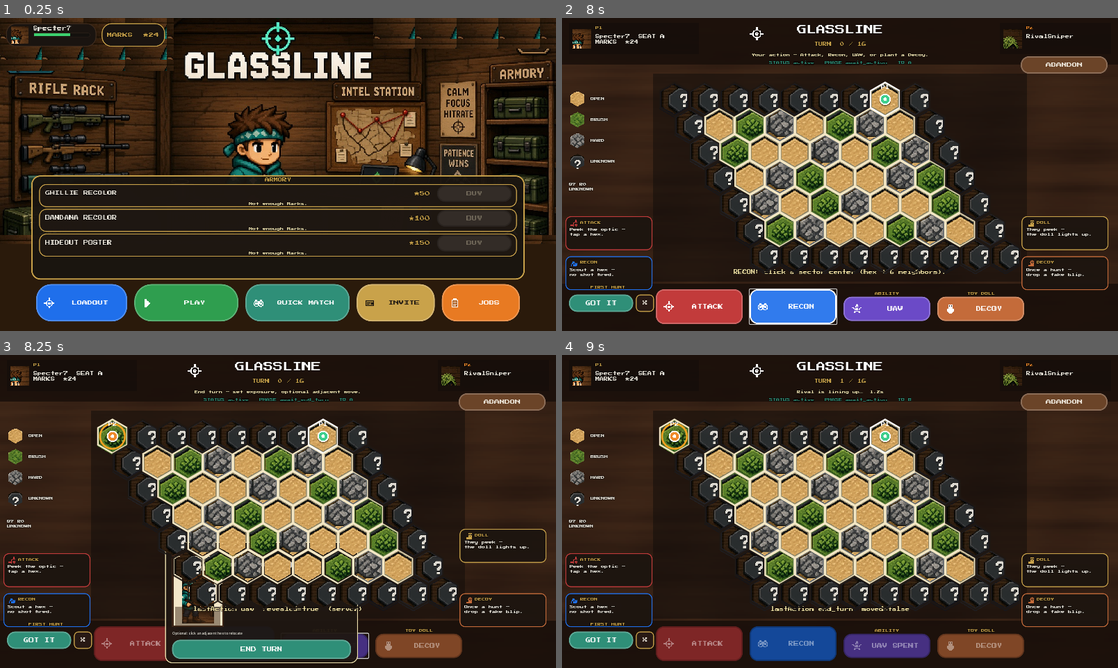
Above: before the commit, frames 1-4 (two rows, left to right).
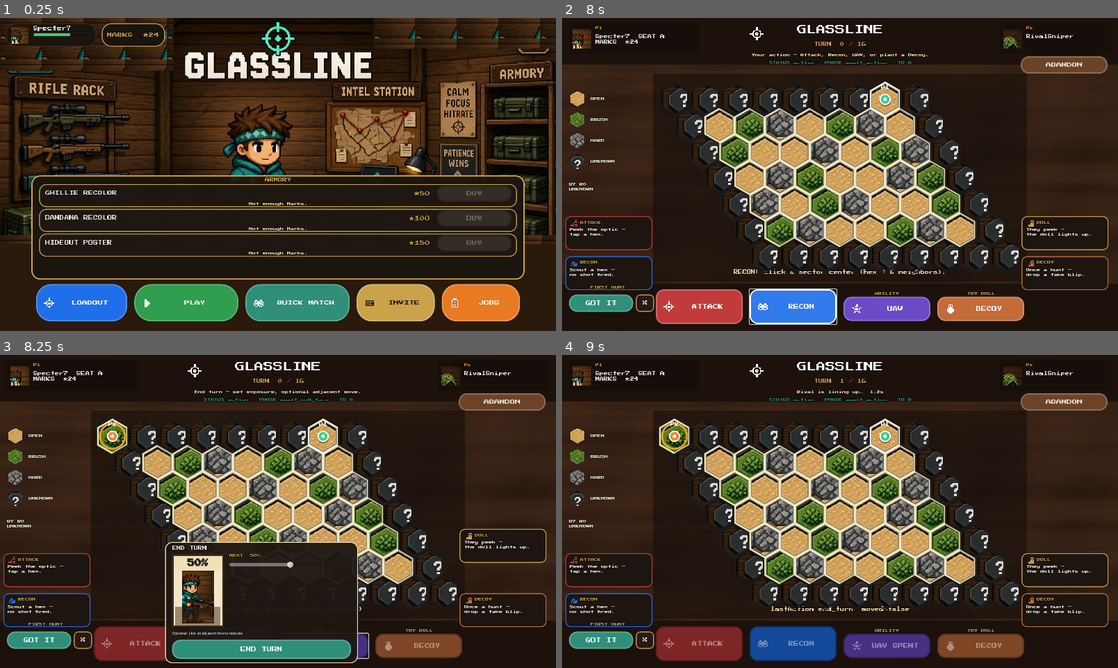
Above: after the commit, the same moments.

Repository: physikal/glassline-godot
Game: Godot game, scene res://scenes/lobby/hideout_lobby.tscn
Two runs of this game, one before a commit and one after it. Both use one fixed random seed, a clock stepped at 60 frames per second and the inputs below.
Inputs (mouse positions are in pixels of both pictures, inside the frame that each line leads up to):
- Up to frame 1 (0.25 s): no input
- Up to frame 2 (8 s): click "PLAY" at 0.5 s; tap Enter at 1.25, 5 s; move the mouse to (962, 158) at 1.27 s; click (962, 158) at 1.42 s; tap Space at 2 s; move the mouse to (728, 190) at 2.02 s; click (728, 190) at 2.17 s; click "START" at 2.75 s; click "ABANDON" at 3.5 s; click "PLAY AGAIN" at 4.25 s; move the mouse to (895, 105) at 5.02 s; click (895, 105) at 5.17 s; click "START" at 5.75 s; click "ATTACK" at 6.5 s; click "RECON" at 7.25 s
- Up to frame 3 (8.25 s): click "UAV" at 8 s
- Up to frame 4 (9 s): click "END TURN" at 8.75 s

Frames 1-2 are identical in both runs. In frame 3, 4.7% of the frame differs, in the area x 29-65%, y 59-82%; in frame 4, nothing differs.

Commit message:
Reshoot still 04 from match end-turn paper-doll
Raise END TURN chrome above hex Sprite2D faces, recapture
await_end_turn with a cream paper-doll + 72% read, and add a
canon operative side-by-side. Do not squash-merge.

Co-authored-by: physikal <physikal@users.noreply.github.com>

Diff:
--- a/scenes/match/match_screen.gd
+++ b/scenes/match/match_screen.gd
@@ -800,6 +800,9 @@
 	_end_panel = PanelContainer.new()
 	_end_panel.position = Vector2(380, 430)
 	_end_panel.visible = false
+	## HexBoard Sprite2D faces use z_index 1–2; keep END TURN chrome above the table.
+	_end_panel.z_index = 40
+	_end_panel.z_as_relative = false
 	var end_box := Chrome.flat(Color(0.12, 0.09, 0.07, 0.95), 16, Color("f0e3b0"), 2)
 	_end_panel.add_theme_stylebox_override("panel", end_box)
 	add_child(_end_panel)
Binary file changed: artifacts/ux/04_operative_exposure_doll.png
Binary file added: artifacts/ux/side_by_side_exposure_doll.png
Not shown, changed: tools/compose_art_pack_v2.py
